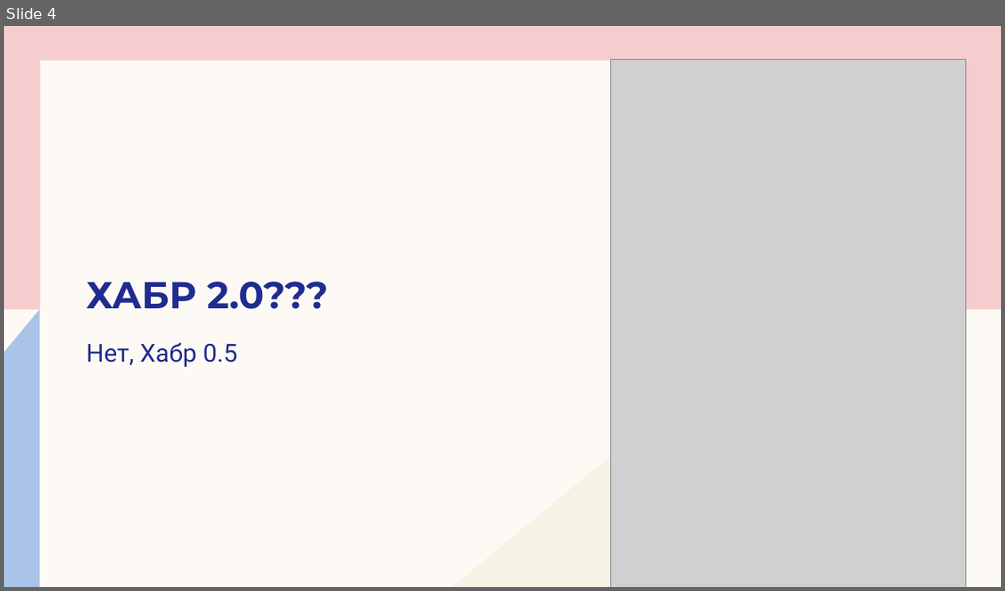
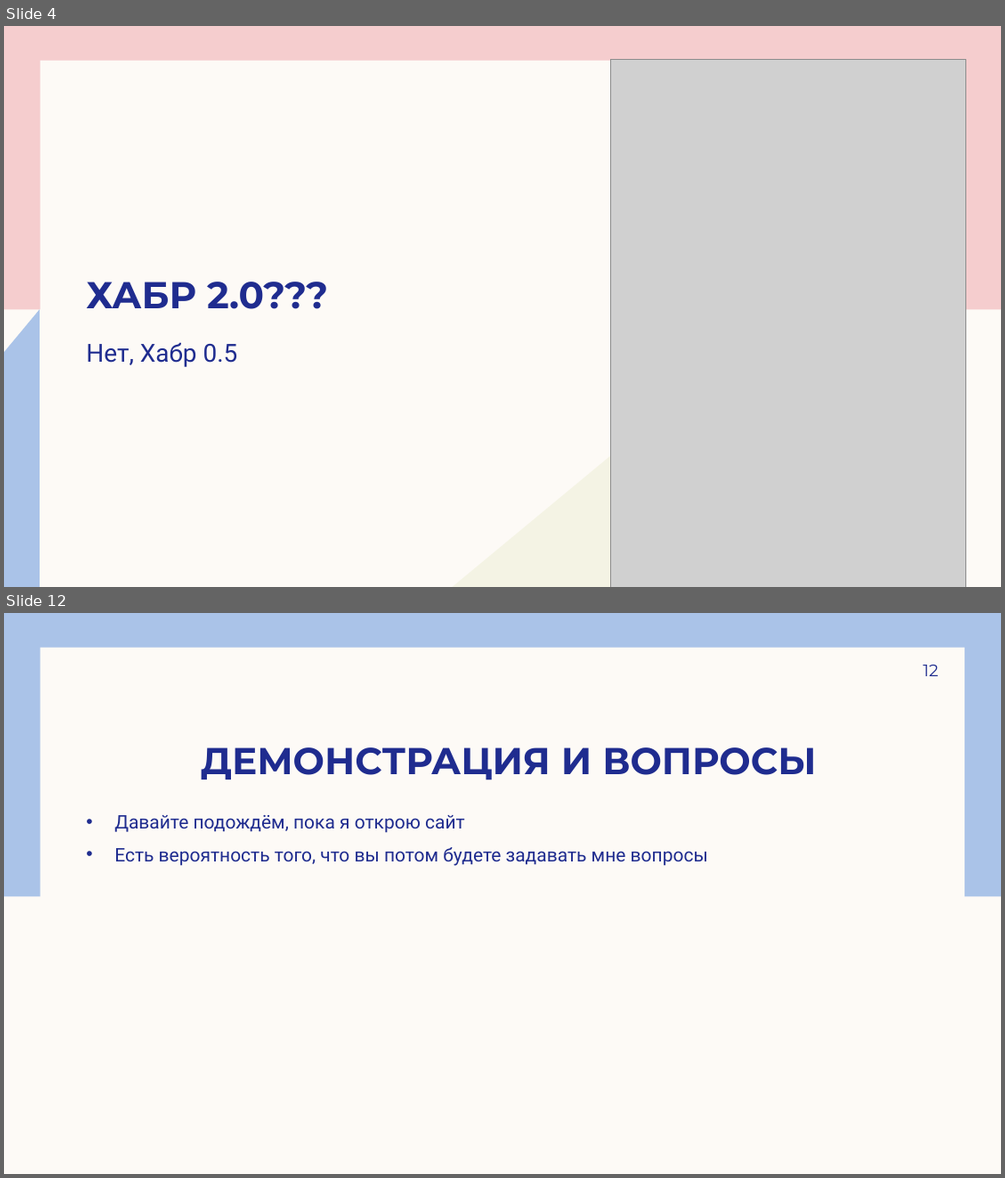
Before and after one commit to emerikko/news, a slide deck: Лицейский.pptx. Shown one above the other, each under a label of ours: slide 4 before the commit, slides 4 and 12 after it; the slides between them are not shown. The pictures are 1005x591 and 1005x1178 pixels, drawn with LibreOffice and Linux fonts; fonts in the diff are those of the drawing; grey boxes stand for pictures. Boxes give left, top, right and bottom in pixels: in the first picture for what was removed or moved away, otherwise in the second. Text is boxed around its words. In the diff, an @@ line names an element or a change of style, - is before the commit and + after.

```diff
--- a/Лицейский.pptx
+++ b/Лицейский.pptx
@@ slide 12 added at bbox=[4, 613, 1001, 1174], background #FDFAF6; not listed: 1 template element that a slide beside it also shows @@
@@ rectangle added at bbox=[4, 613, 1001, 896], fill #AAC3E8 @@
@@ page number added at bbox=[922, 665, 938, 676], 16 pt, text #1F2C8F @@
+12
@@ title added at bbox=[201, 747, 816, 780], 36 pt, text #1F2C8F, bold @@
+ДЕМОНСТРАЦИЯ И ВОПРОСЫ
@@ text added at bbox=[114, 815, 708, 866], 18 pt, text #1F2C8F @@
+• Давайте подождём, пока я открою сайт
+• Есть вероятность того, что вы потом будете задавать мне вопросы
```
Also in this commit, not shown: 8 slides changed, 2 other slides added, 3 slides removed, 1 other file.
